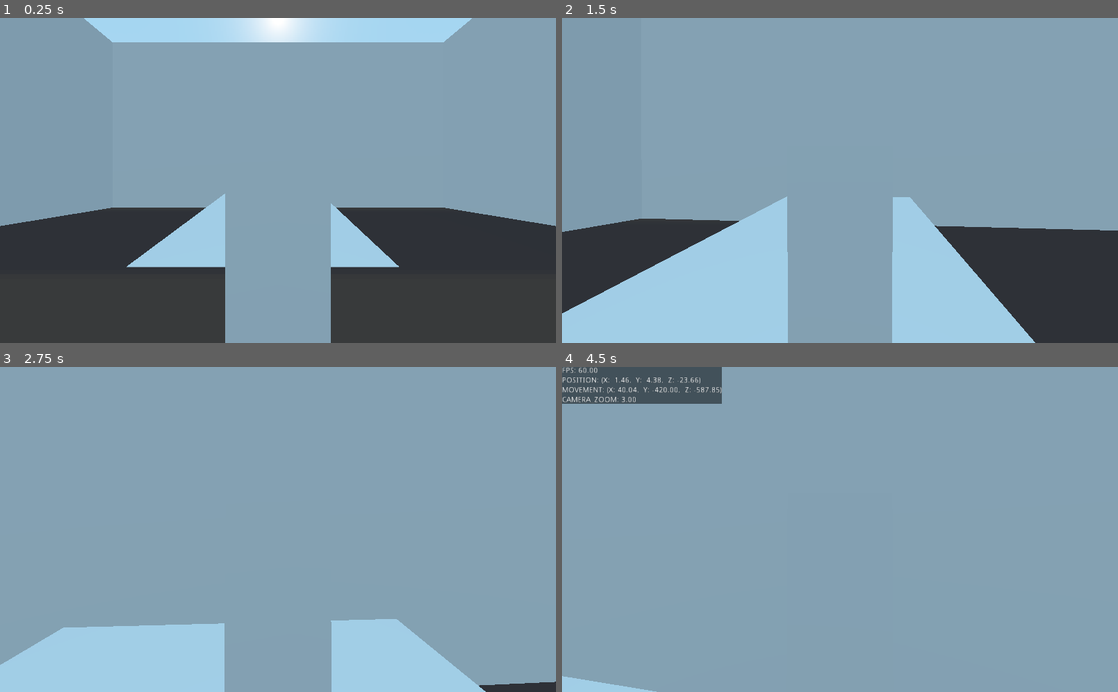
Above: before the commit, frames 1-4 (two rows, left to right).
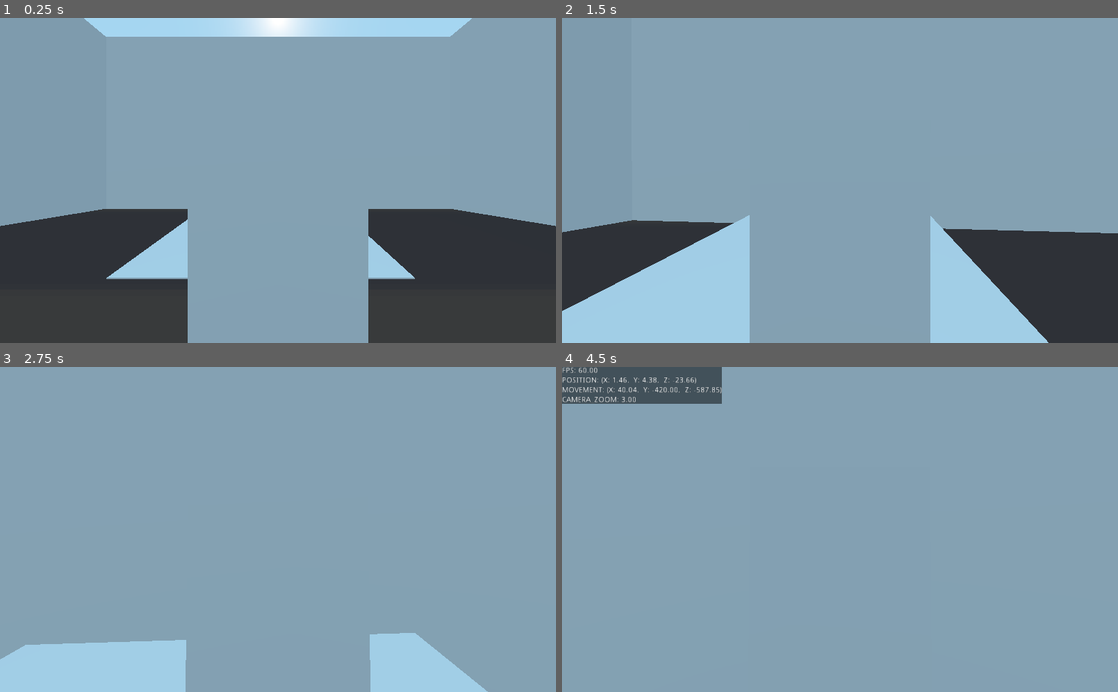
Above: after the commit, the same moments.

Repository: zolw-dom/godot-tps-controller
Game: Godot game, scene res://Maps/TestMap.tscn
The game is run twice, just before and just after one commit, with the same random seed, the same clock (stepped at 60 frames per second) and the same inputs.
Inputs (mouse positions are in pixels of both pictures, inside the frame that each line leads up to):
- Up to frame 1 (0.25 s): no input
- Up to frame 2 (1.5 s): tap Enter at 0.5 s; move the mouse to (867, 180) at 0.52 s; hold Up (ui_up) from 0.53 s (still down); tap Space (ui_select) at 0.77 s; move the mouse to (812, 180) at 1.27 s
- Up to frame 3 (2.75 s): keep holding Up (ui_up); tap Space (ui_select) at 1.52 s; move the mouse to (289, 523) at 2.02 s
- Up to frame 4 (4.5 s): keep holding Up (ui_up); move the mouse to (834, 536) at 2.77 s; tap Space (ui_select) at 3.02, 3.5, 3.77 s; move the mouse to (878, 532) at 3.52 s; tap F1 (Debug Window) at 4.15 s; move the mouse to (795, 526) at 4.27 s

The runs differ from the first frame. In frame 1, 7.8% of the frame differs, in the area x 19-81%, y 5-100%; in frame 2, 7.0%; in frame 3, 5.0%; in frame 4, 0.5%.

Commit message:
Temporary camera collision fix

Diff:
--- a/Entities/Player.tscn
+++ b/Entities/Player.tscn
@@ -20,6 +20,7 @@
 [node name="CameraRod" type="Spatial" parent="CameraPivot"]
 
 [node name="Camera" type="Camera" parent="CameraPivot/CameraRod"]
+transform = Transform( 1, 0, 0, 0, 1, 0, 0, 0, 1, 0, 0, -1 )
 
 [node name="CameraRayCast" type="RayCast" parent="CameraPivot"]
 enabled = true
--- a/Scripts/DebugData.gd
+++ b/Scripts/DebugData.gd
@@ -40,7 +40,7 @@
 
 func format_value(value) -> String:
 	if typeof(value) == TYPE_VECTOR3:
-		return "(X: %5.2f,  Y: %5.2f,  Z: %5.2f)" % [value.x, value.y, value.z]
+		return "(X: %.2f,  Y: %.2f,  Z: %.2f)" % [value.x, value.y, value.z]
 	elif typeof(value) == TYPE_REAL:
 		return "%.2f" % value
 	else:
